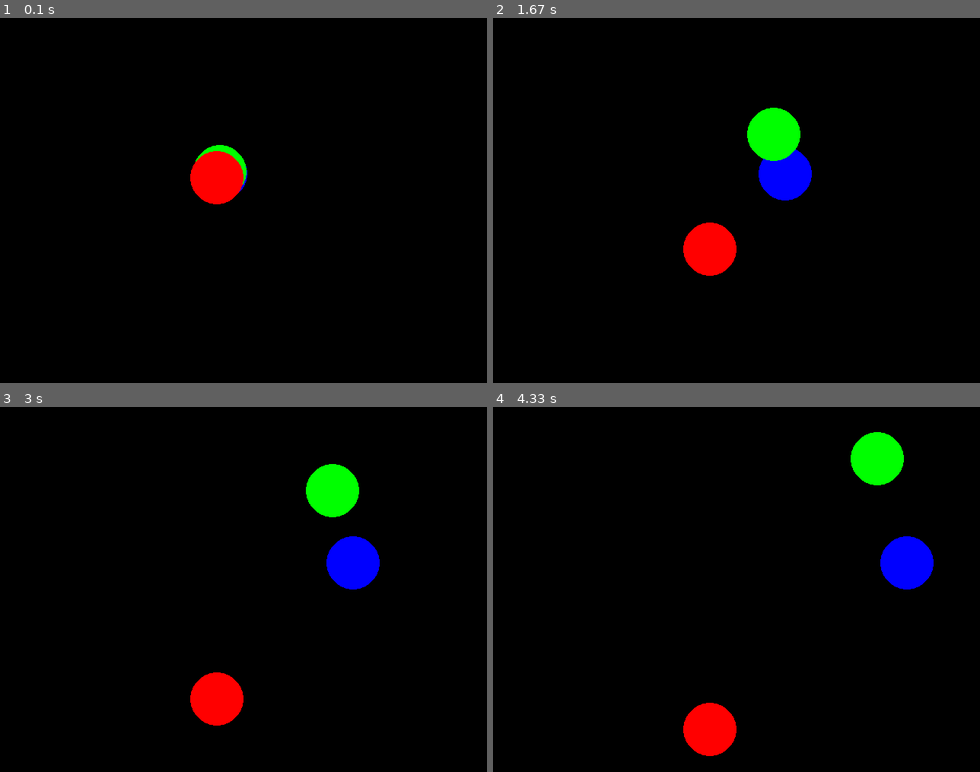
Above: before the commit, frames 1-4 (two rows, left to right).
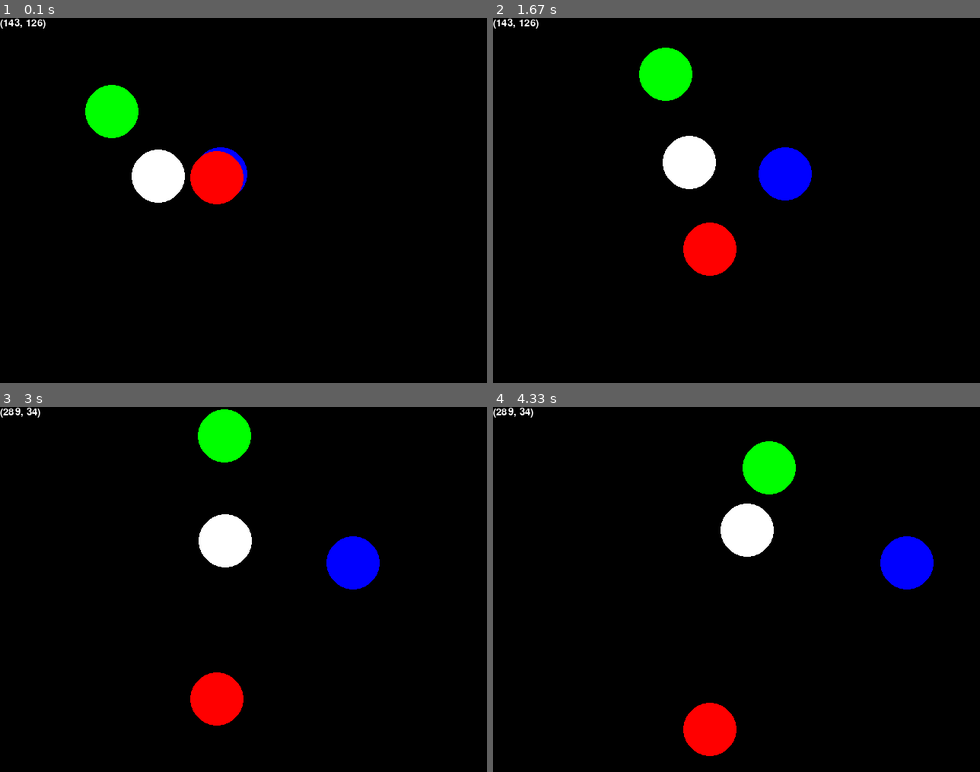
Above: after the commit, the same moments.

Repository: aac219oo/python_practice
Game: pygame game, started from pygame_animation.py
Same seed, same stepped clock (60 frames per second), same inputs: the game is played once before the commit and once after it.
Inputs (mouse positions are in pixels of both pictures, inside the frame that each line leads up to):
- Up to frame 1 (0.1 s): no input
- Up to frame 2 (1.67 s): click (736, 200) at 0.38 s; click (736, 222) at 0.72 s; click (585, 145) at 1.05 s; click (916, 328) at 1.38 s
- Up to frame 3 (3 s): click (253, 465) at 1.72 s; click (219, 684) at 2.05 s; click (228, 527) at 2.38 s; click (175, 512) at 2.72 s
- Up to frame 4 (4.33 s): click (863, 556) at 3.05 s; click (887, 582) at 3.38 s; click (838, 523) at 3.72 s; click (595, 520) at 4.05 s

The runs differ from the first frame. In frame 1, 2.8% of the frame differs, in the area x 0-51%, y 0-51%; in frame 2, 3.8%; in frame 3, 3.8%, in the area x 0-74%, y 0-44%; in frame 4, 3.8%.

Commit message:
20250513上課內容

Diff:
--- a/pygame_animation.py
+++ b/pygame_animation.py
@@ -2,6 +2,8 @@
 import math
 import random
 pg.init()
+
+font = pg.font.SysFont(None, 20)
 
 width, height = 640, 480
 screen = pg.display.set_mode((width, height))
@@ -23,8 +25,8 @@
 pg.draw.circle(ball2, (0,255,0), (35,35),35,0)
 rect2 = ball2.get_rect()
 rect2.center = (random.randint(100,250), random.randint(150,250))
-
-x2, y2 = rect.topleft
+ball2_coord_text = font.render('', True, (255, 255, 255))
+x2, y2 = rect2.topleft
 direction = random.randint(20,70)
 radian = math.radians(direction)
 dx = 1 * math.cos(radian)
@@ -38,6 +40,24 @@
 x3, y3 = rect3.topleft
 speed3 = 1
 
+ball_click = pg.Surface((70,70), pg.SRCALPHA)
+ball_click.fill((255,255,255,0))
+pg.draw.circle(ball_click, (255,255,255), (35,35),35,0)
+rect_click = ball_click.get_rect()
+rect_click.center = (random.randint(100,250), random.randint(150,250))
+x_click, y_click = rect_click.topleft
+direction_click = random.randint(20,70)
+radian_click = math.radians(direction_click)
+dx_click = 1 * math.cos(radian_click)
+dy_click = -1 * math.sin(radian_click)
+
+# 更新 ball2 顯示的文字
+def update_ball2_text(x, y):
+    global ball2_coord_text
+    ball2_coord_text = font.render(f'({int(x)}, {int(y)})', True, (255, 255, 255))
+
+update_ball2_text(x2, y2)
+
 clock = pg.time.Clock()
 
 running = True
@@ -46,6 +66,15 @@
     for event in pg.event.get():
         if event.type == pg.QUIT:
             running = False
+
+        if event.type == pg.MOUSEBUTTONDOWN:
+            if (dx_click == 0 and dy_click == 0):
+                dx_click = tempX
+                dy_click = tempY
+            else:
+                tempX = dx_click
+                tempY = dy_click
+                dx_click, dy_click = 0, 0
 
     x += speed
     rect.center = (x,y)
@@ -57,17 +86,30 @@
     rect2.center = (x2,y2)
     if(rect2.left <= 0 or rect2.right >= screen.get_width()):
         dx *= -1
+        update_ball2_text(x2, y2)
     elif(rect2.top <= -1 or rect2.bottom >= screen.get_height()-1):
         dy *= -1
+        update_ball2_text(x2, y2)
 
     y3 += speed3
     rect3.center = (x3,y3)
     if(rect3.top <= -1 or rect3.bottom >= screen.get_height()-1):
         speed3 *= -1
 
+    x_click += dx_click
+    y_click += dy_click
+    rect_click.center = (x_click,y_click)
+    if(rect_click.left <= 0 or rect_click.right >= screen.get_width()):
+        dx_click *= -1
+    elif(rect_click.top <= -1 or rect_click.bottom >= screen.get_height()-1):
+        dy_click *= -1
+
     screen.blit(bg, (0,0))
     screen.blit(ball, rect.topleft)
     screen.blit(ball2, rect2.topleft)
     screen.blit(ball3, rect3.topleft)
+    screen.blit(ball2_coord_text, (0, 0))
+    screen.blit(ball_click, rect_click.topleft)
+
     pg.display.update()
 pg.quit()
--- a/pygame_test2025-0506.py
+++ b/pygame_test2025-0506.py
@@ -12,8 +12,13 @@
 bg = bg.convert()
 bg.fill((255,177,27))
 image= pg.image.load("images/Squidward.png")
-image.convert()
-bg.blit(image, ((width/2)-(image.get_width()/2), (height/2)-image.get_height()/2))
+img_width,img_height = image.get_size()
+scale = 0.4
+img_width = img_width * scale
+img_height = img_height * scale
+scaled_image = pg.transform.scale(image, (img_width, img_height))
+scaled_image.convert()
+bg.blit(scaled_image, ((width/2)-(scaled_image.get_width()/2), (height/2)-scaled_image.get_height()/2))
 
 #screen.blit(bg, (0,0))
 #pg.display.update()
@@ -40,7 +45,7 @@
         if moving:
             position = pg.mouse.get_pos()
             bg.fill((255,177,27))
-            bg.blit(image, (position[0]-image.get_width()/2,position[1]-image.get_height()/2))
+            bg.blit(scaled_image, (position[0]-scaled_image.get_width()/2,position[1]-scaled_image.get_height()/2))
     screen.blit(bg, (0,0))
     pg.display.update()
 pg.quit()
